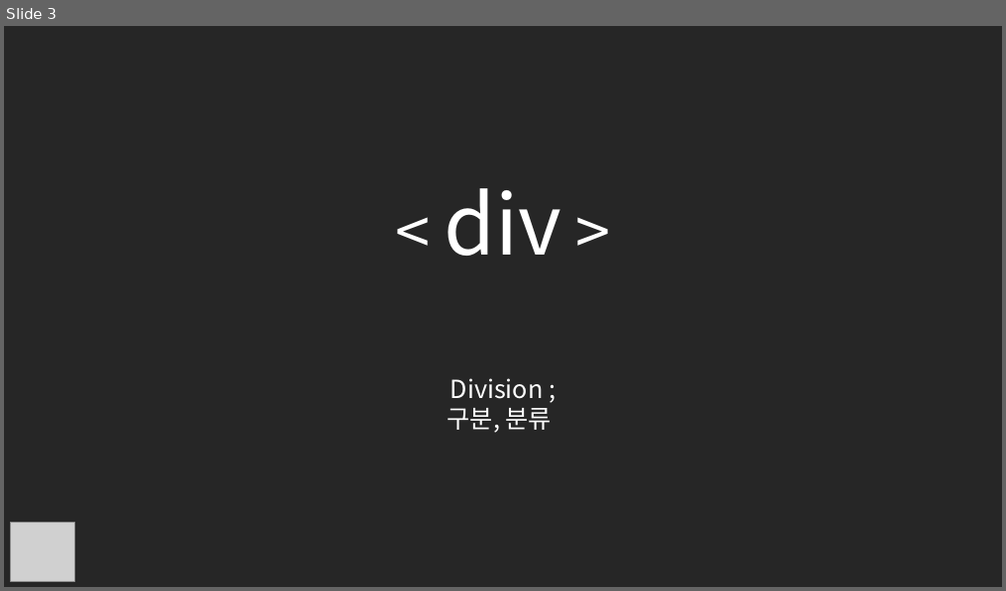
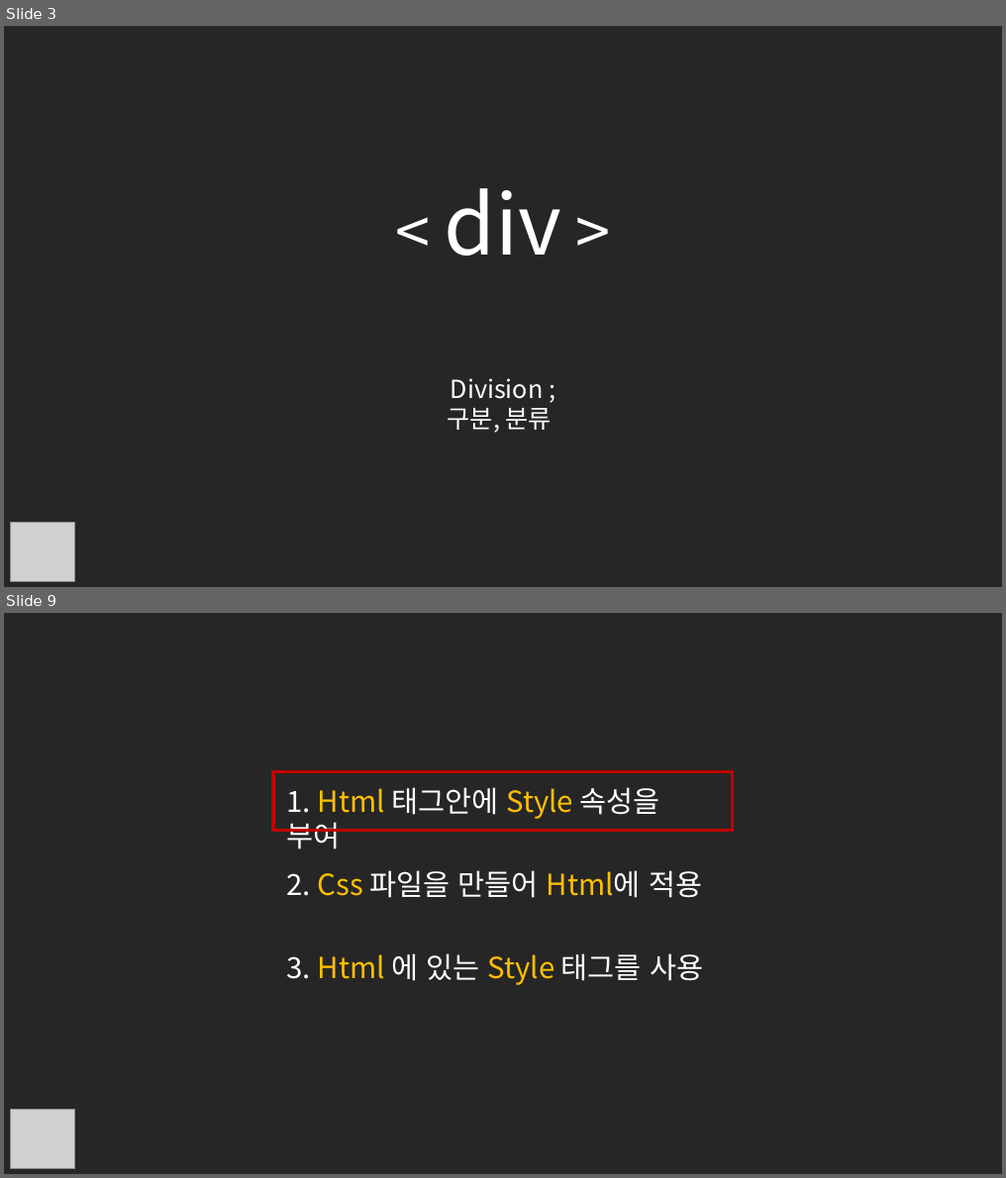
Before and after one commit to MojitoBar/TheDevelopers, a slide deck: 동아리스터디ppt/개발자들_0920_HTML.pptx. Shown one above the other, each under a label of ours: slide 3 before the commit, slides 3 and 9 after it; the slides between them are not shown. The pictures are 1006x591 and 1006x1178 pixels, drawn with LibreOffice and Linux fonts; fonts in the diff are those of the drawing; grey boxes stand for pictures. Boxes give left, top, right and bottom in pixels: in the first picture for what was removed or moved away, otherwise in the second. Text is boxed around its words. In the diff, an @@ line names an element or a change of style, - is before the commit and + after.

```diff
--- a/동아리스터디ppt/개발자들_0920_HTML.pptx
+++ b/동아리스터디ppt/개발자들_0920_HTML.pptx
@@ slide 9 added at box(4, 613, 1002, 1174), background #262626 @@
@@ rectangle added at box(273, 771, 733, 831), outline #C00000 3 pt @@
@@ text added at box(287, 787, 660, 850), 28 pt, text #FFFFFF @@
+1. Html 태그안에 Style 속성을 부여
@@ text added at box(287, 870, 702, 898), 28 pt, text #FFFFFF @@
+2. Css 파일을 만들어 Html에 적용
@@ text added at box(287, 954, 703, 985), 28 pt, text #FFFFFF @@
+3. Html 에 있는 Style 태그를 사용
@@ picture added at box(11, 1109, 74, 1169) @@
```
Also in this commit, not shown: 2 slides changed, 31 other slides added, 14 slides removed, 1 other file.
